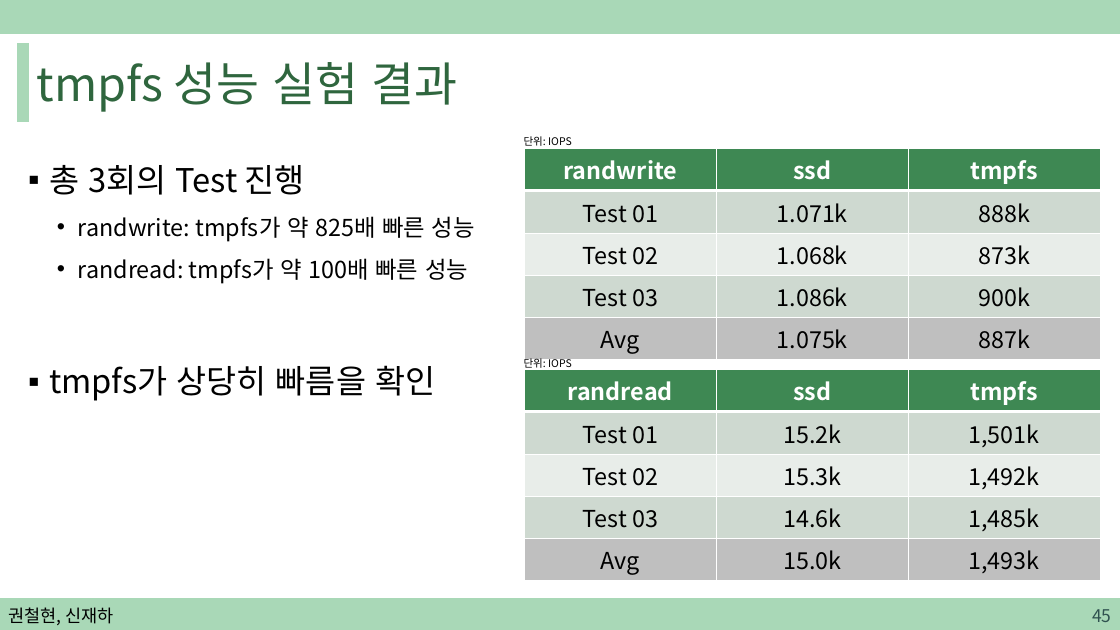
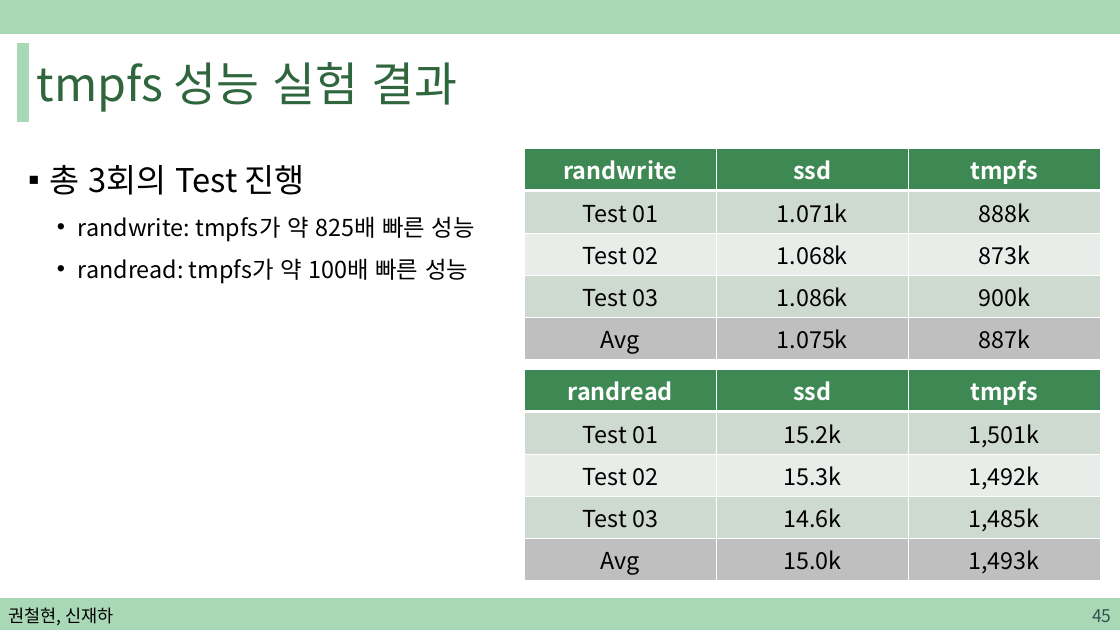
Before and after one commit to sjh4287/capston, a slide deck: slide 45 of 2022.02.18/권철현,신재하.pptx. Drawn at 1120x630 pixels with LibreOffice and Linux fonts; fonts in the diff are those of the drawing. Boxes give left, top, right and bottom in pixels: in the first picture for what was removed or moved away, otherwise in the second. Text is boxed around its words. In the diff, an @@ line names an element or a change of style, - is before the commit and + after.

```diff
--- a/2022.02.18/권철현,신재하.pptx
+++ b/2022.02.18/권철현,신재하.pptx
@@ text removed at (524,136,572,146) @@
-단위: IOPS
@@ text removed at (524,356,572,370) @@
-단위: IOPS
@@ text at (49,365,435,401): paragraph removed @@
-▪ tmpfs가 상당히 빠름을 확인
```
Also in this commit, not shown: 2 other slides changed, 17 slides added, 1 slide removed.
